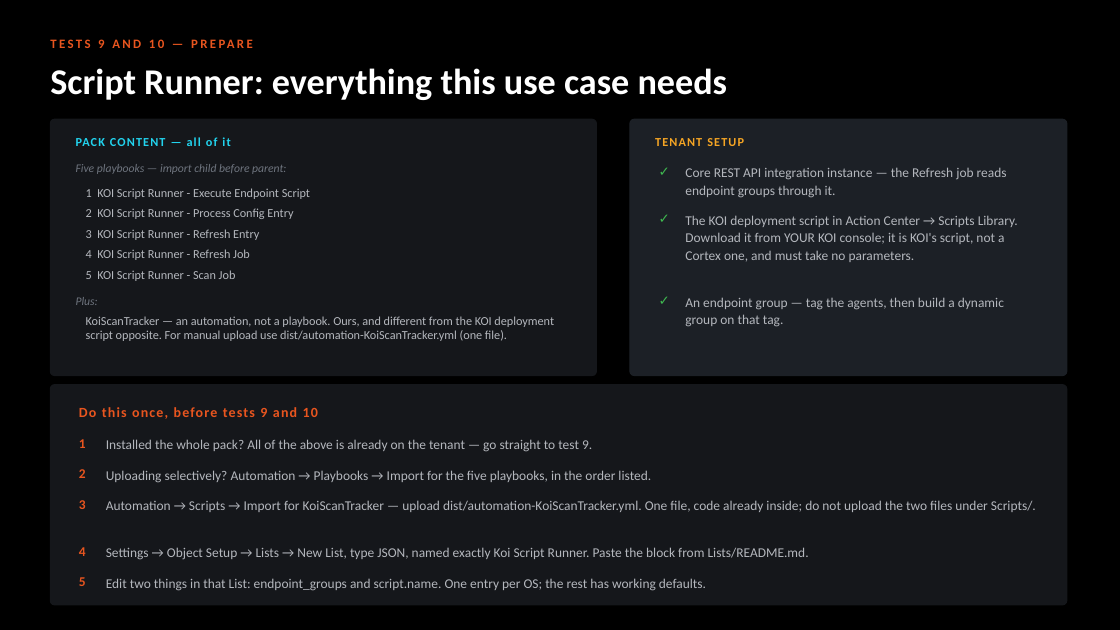
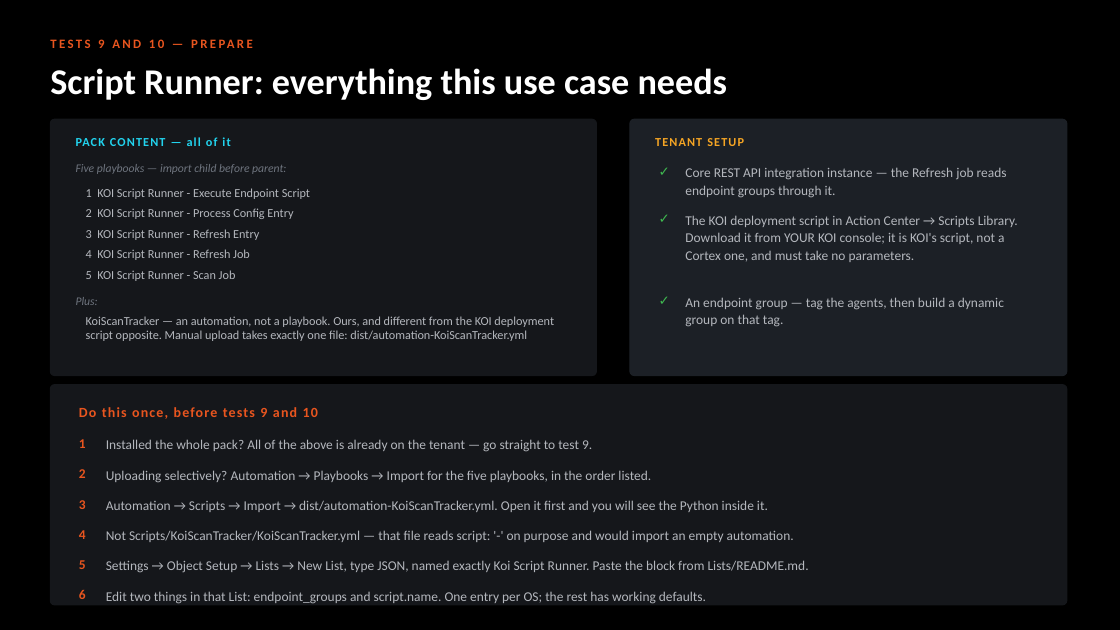
Before and after one commit to ayman-m/koi-xsiam-pack, a slide deck: slide 15 of docs/KOI_Content_Pack_Test_Guide.pptx. Drawn at 1120x630 pixels with LibreOffice and Linux fonts; fonts in the diff are those of the drawing. Boxes give left, top, right and bottom in pixels: in the first picture for what was removed or moved away, otherwise in the second. Text is boxed around its words. In the diff, an @@ line names an element or a change of style, - is before the commit and + after.

```diff
--- a/docs/KOI_Content_Pack_Test_Guide.pptx
+++ b/docs/KOI_Content_Pack_Test_Guide.pptx
@@ text at [86, 316, 554, 341]: text changed @@
-KoiScanTracker — an automation, not a playbook. Ours, and different from the KOI deployment script opposite. For manual upload use dist/automation-KoiScanTracker.yml (one file).
+KoiScanTracker — an automation, not a playbook. Ours, and different from the KOI deployment script opposite. Manual upload takes exactly one file: dist/automation-KoiScanTracker.yml
@@ text at [106, 500, 768, 512]: text changed @@
-Automation → Scripts → Import for KoiScanTracker — upload dist/automation-KoiScanTracker.yml. One file, code already inside; do not upload the two files under Scripts/.
+Automation → Scripts → Import → dist/automation-KoiScanTracker.yml. Open it first and you will see the Python inside it.
@@ text "4": place and size @@
-text "4" at [79, 547, 86, 556]
+text "4" at [79, 530, 86, 539]
@@ text added at [106, 530, 794, 542], 11.5 pt, text #B4B7BD @@
+Not Scripts/KoiScanTracker/KoiScanTracker.yml — that file reads script: '-' on purpose and would import an empty automation.
@@ text "5": place and size @@
-text "5" at [79, 577, 86, 586]
+text "5" at [79, 560, 86, 569]
@@ text "Settings → Object Setup → ...": place and size @@
-text "Settings → Object Setup → ..." at [106, 547, 809, 560]
+text "Settings → Object Setup → ..." at [106, 560, 809, 573]
@@ text added at [79, 590, 86, 599], 11.5 pt, text #E8551F, bold @@
+6
@@ text "Edit two things in that ...": place and size @@
-text "Edit two things in that ..." at [106, 578, 706, 591]
+text "Edit two things in that ..." at [106, 591, 706, 604]
```
Also in this commit, not shown: 1 other slide changed, 5 other files.
